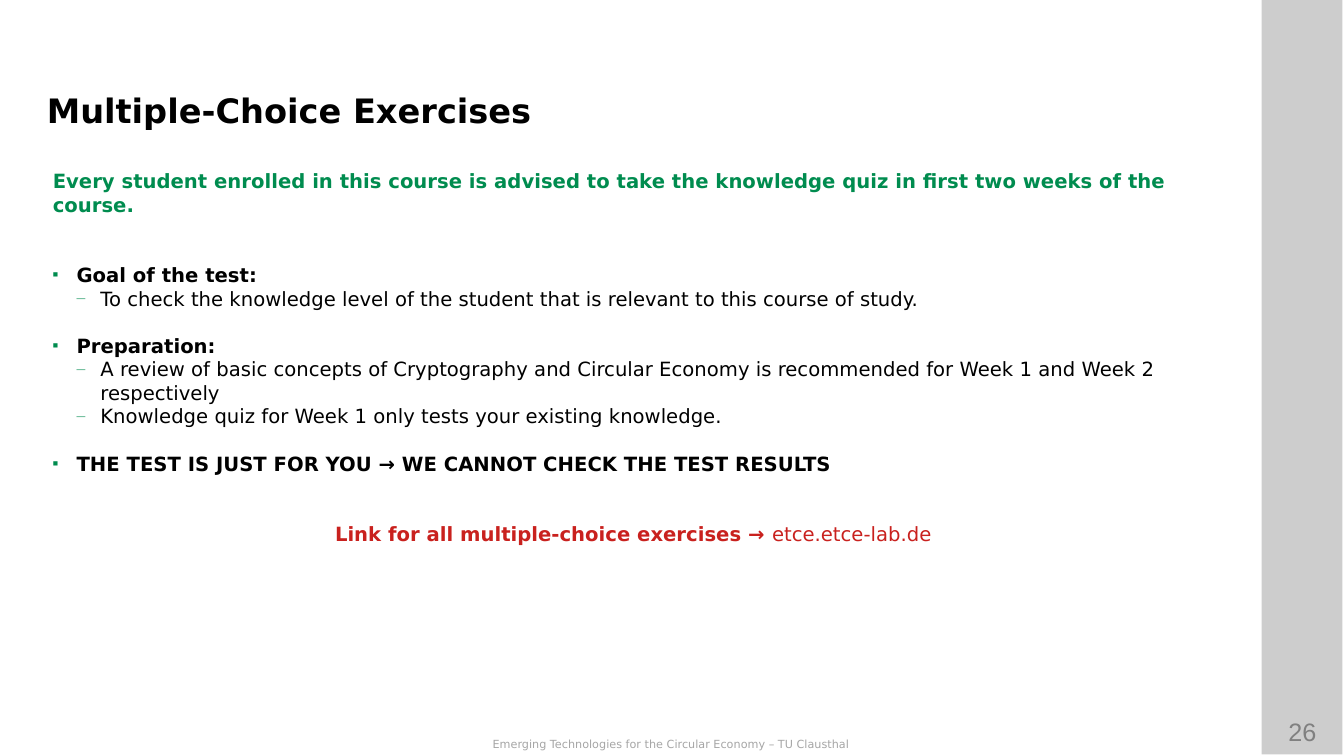
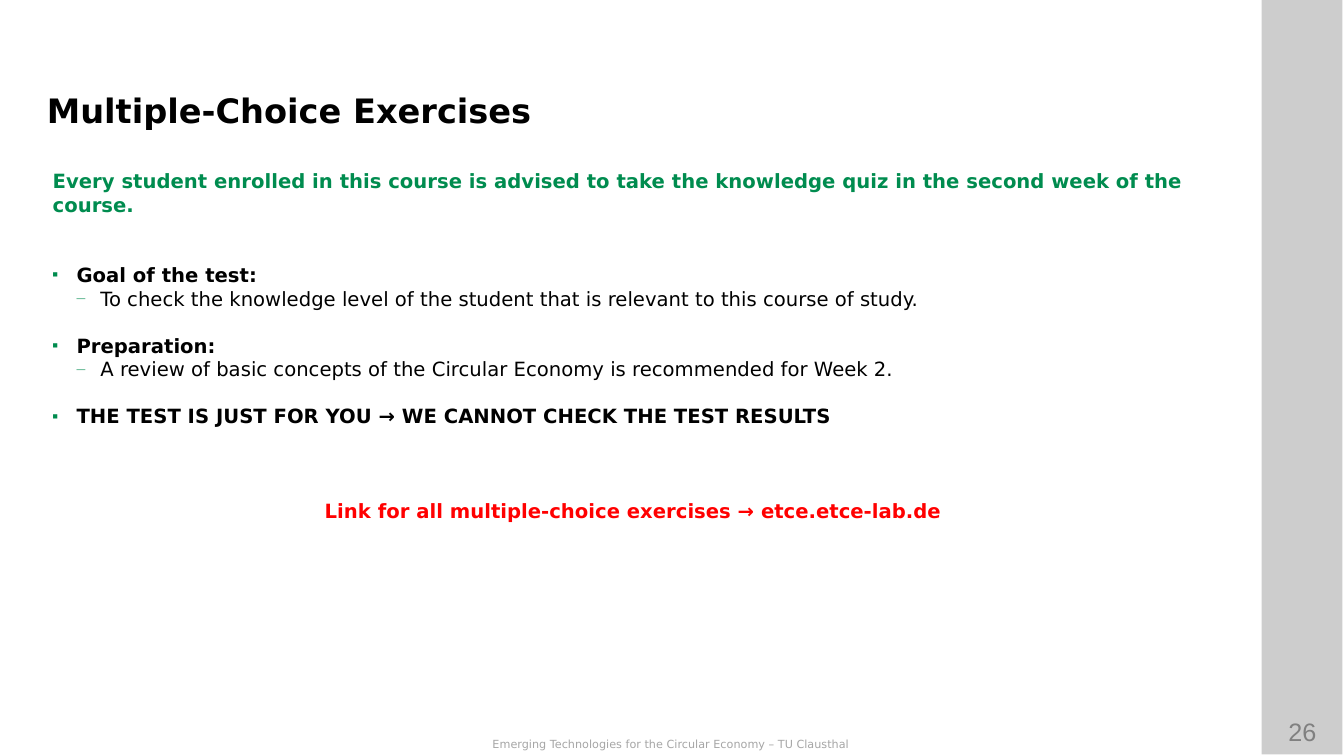
Before and after one commit to ETCE-LAB/teaching-material, a slide deck: slide 26 of IoT-and-Digitalization-for-the-Circular-Economy/IoT-CE-L00-Organization.pptx. Drawn at 1344x756 pixels with LibreOffice and Linux fonts; fonts in the diff are those of the drawing; background and template pictures are left out. Boxes give left, top, right and bottom in pixels: in the first picture for what was removed or moved away, otherwise in the second. Text is boxed around its words. In the diff, an @@ line names an element or a change of style, - is before the commit and + after.

```diff
--- a/IoT-and-Digitalization-for-the-Circular-Economy/IoT-CE-L00-Organization.pptx
+++ b/IoT-and-Digitalization-for-the-Circular-Economy/IoT-CE-L00-Organization.pptx
@@ text at (53,173,1182,213): text changed @@
-Every student enrolled in this course is advised to take the knowledge quiz in first two weeks of the course.
+Every student enrolled in this course is advised to take the knowledge quiz in the second week of the course.
@@ text at (100,361,893,380): text changed @@
-  — A review of basic concepts of Cryptography and Circular Economy is recommended for Week 1 and Week 2 respectively
-  — Knowledge quiz for Week 1 only tests your existing knowledge.
+  — A review of basic concepts of the Circular Economy is recommended for Week 2.
@@ text at (325,503,941,522): text colour #C9211E to #FF0000 in "Link for all multiple-choice exercises → etce.etce-lab.de"; bold on in "etce.etce-lab.de" @@
```
Also in this commit, not shown: 2 other slides changed, 1 other file.
